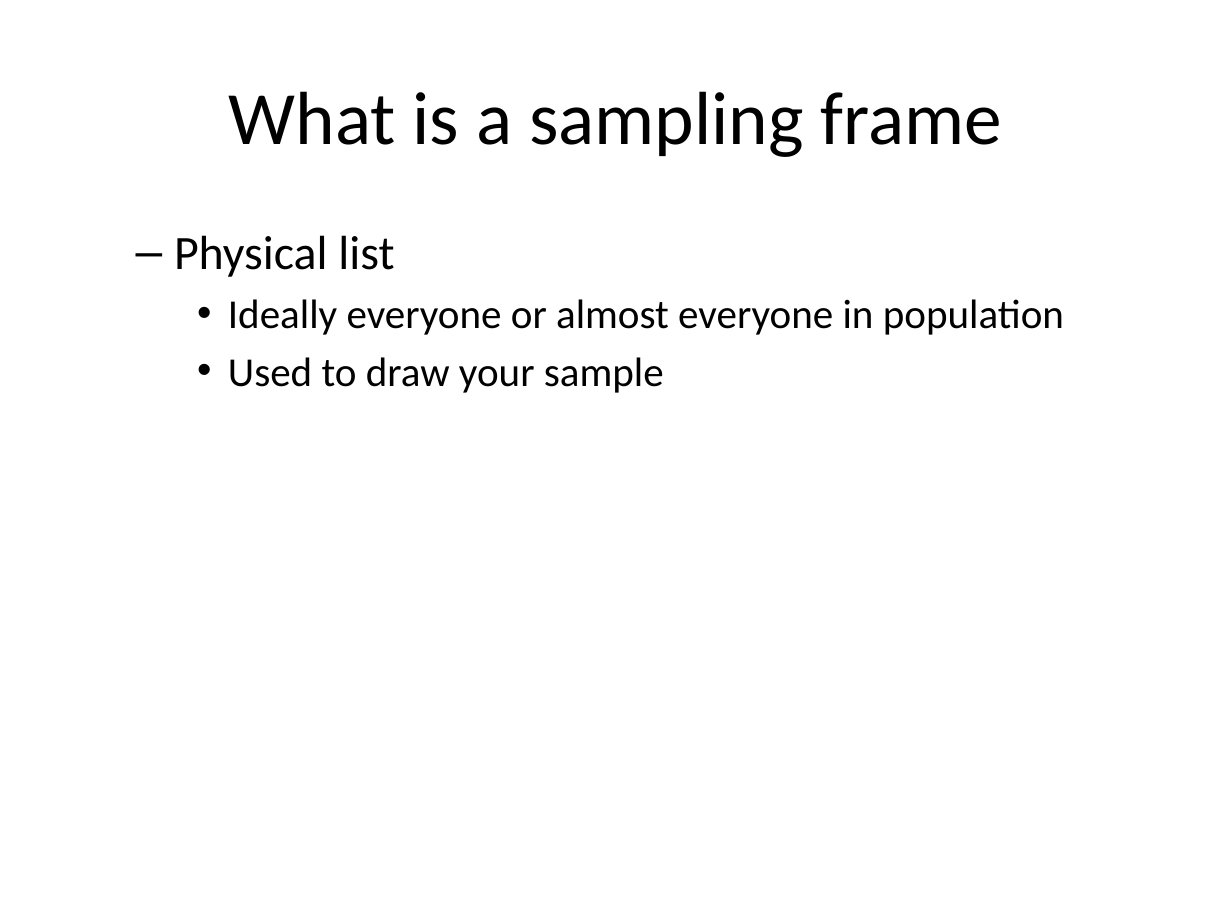
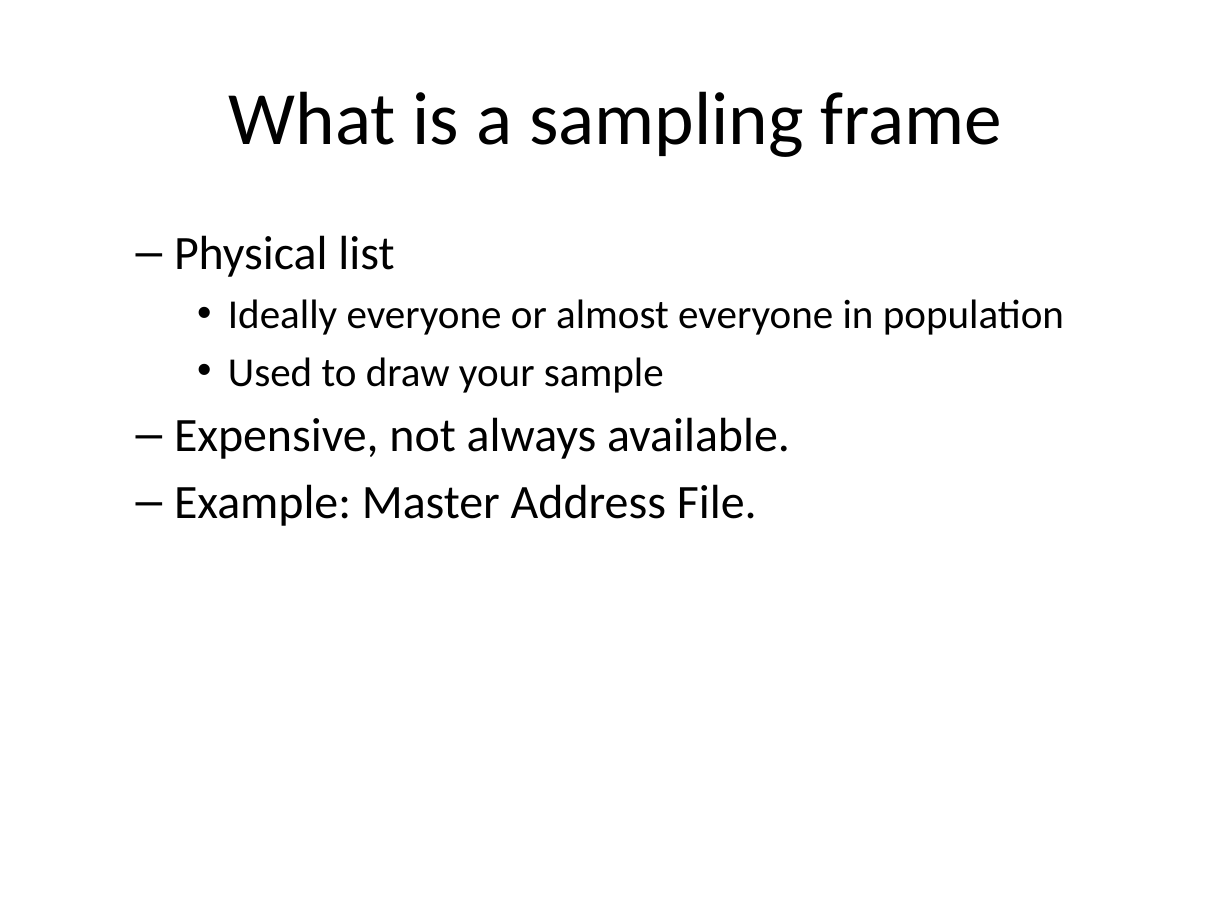
Before and after one commit to classes-medb/5510, a slide deck: slide 6 of src/video-08-sampling.pptx (slide 10 before the commit). Drawn at 1232x924 pixels with LibreOffice and Linux fonts; fonts in the diff are those of the drawing. Boxes give left, top, right and bottom in pixels: in the first picture for what was removed or moved away, otherwise in the second. Text is boxed around its words. In the diff, an @@ line names an element or a change of style, - is before the commit and + after.

```diff
--- a/src/video-08-sampling.pptx
+++ b/src/video-08-sampling.pptx
@@ text at (174,417,790,526): paragraphs added @@
+  – Expensive, not always available.
+  – Example: Master Address File.
```
Also in this commit, not shown: 5 other slides changed, 2 slides added, 3 slides removed, 3 other files.
